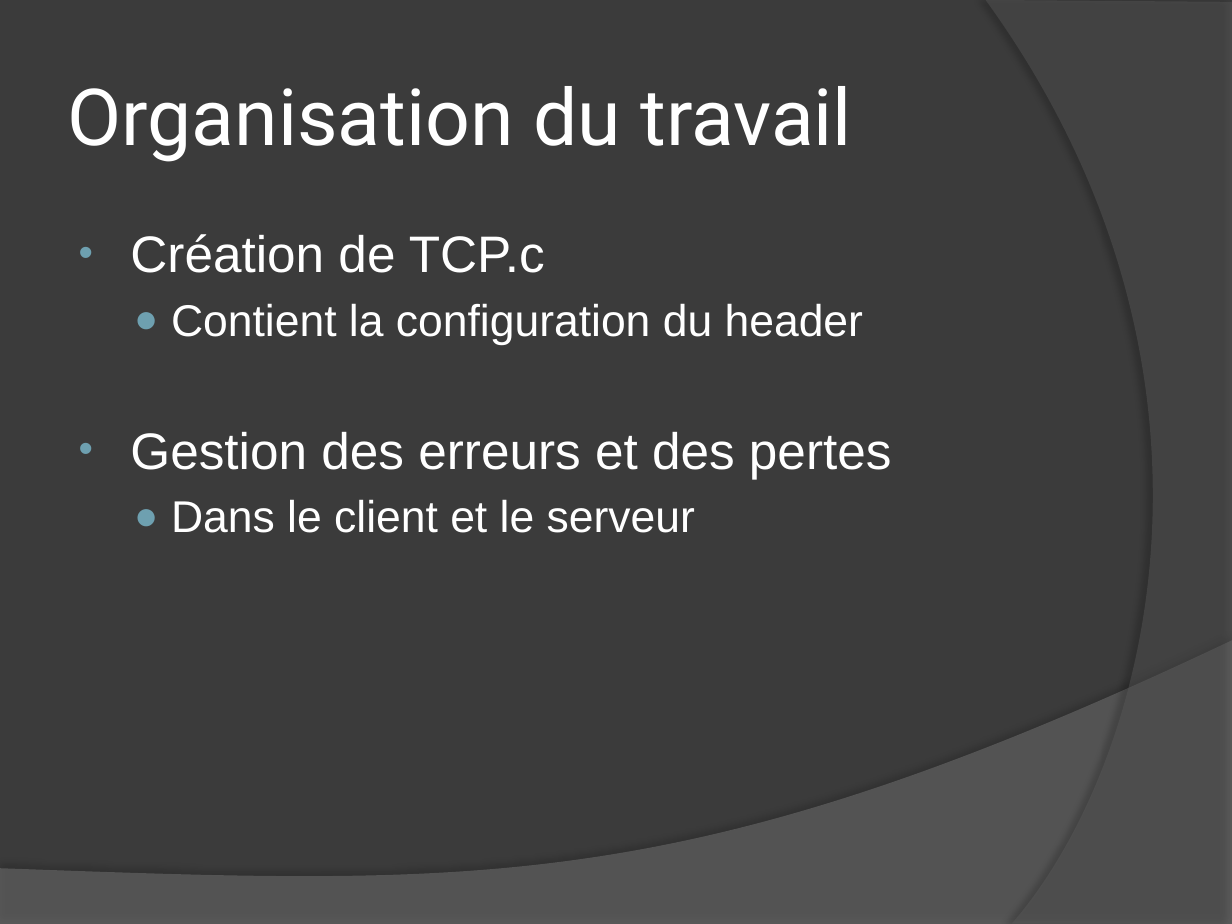
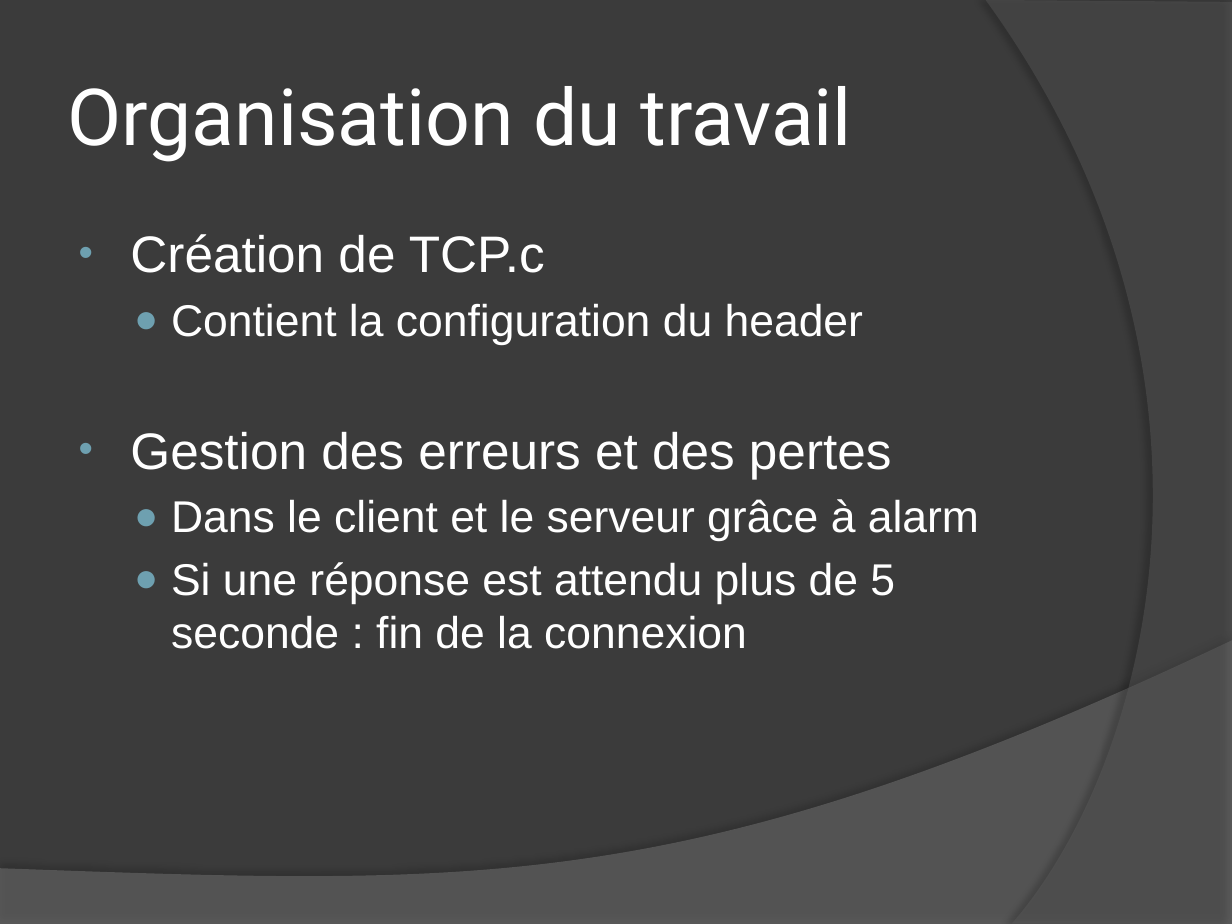
Before and after one commit to antoineludwig/Projet-Reseau, a slide deck: slide 4 of document/PresentationReseau.pptx. Drawn at 1232x924 pixels with LibreOffice and Linux fonts; fonts in the diff are those of the drawing. Boxes give left, top, right and bottom in pixels: in the first picture for what was removed or moved away, otherwise in the second. Text is boxed around its words. In the diff, an @@ line names an element or a change of style, - is before the commit and + after.

```diff
--- a/document/PresentationReseau.pptx
+++ b/document/PresentationReseau.pptx
@@ text at [171, 499, 979, 649]: text changed @@
-  ● Dans le client et le serveur
+  ● Dans le client et le serveur grâce à alarm
+  ● Si une réponse est attendu plus de 5 seconde : fin de la connexion
```
Also in this commit, not shown: 1 other slide changed, 5 slides added.
